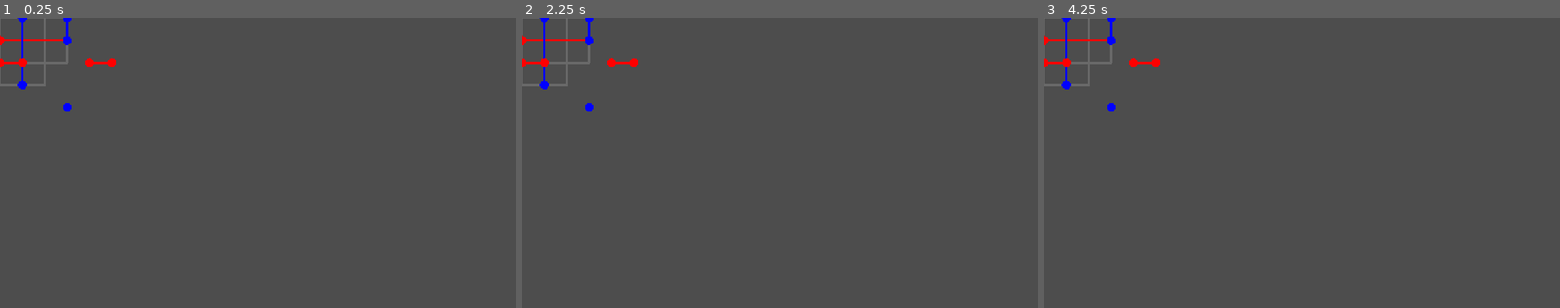
Above: before the commit, frames 1-3 (left to right).
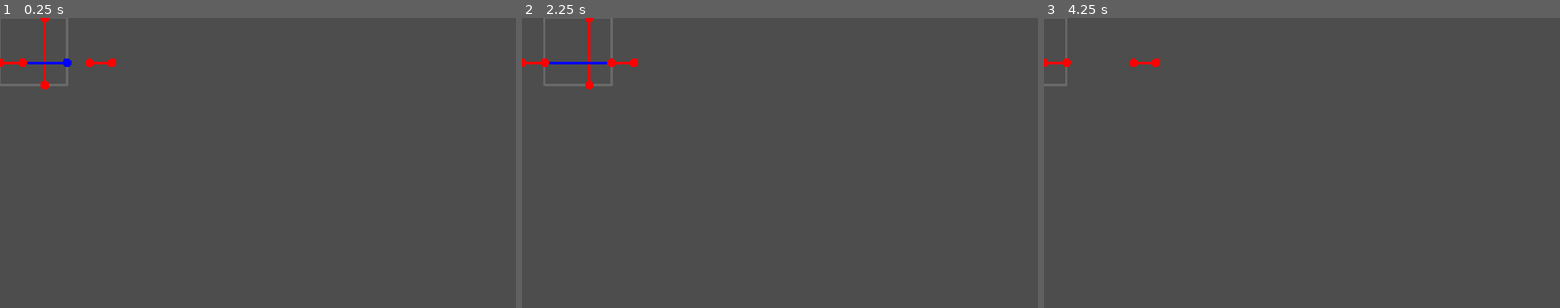
Above: after the commit, the same moments.

Repository: WishingWillow/photoshop-game
Game: Godot game, scene res://Tests/turn_test.tscn
Two runs of this game, one before a commit and one after it. Both use one fixed random seed, a clock stepped at 60 frames per second and the inputs below. This scene is started directly instead of the project's main scene.
Inputs:
- Up to frame 1 (0.25 s): no input
- Up to frame 2 (2.25 s): tap Enter at 0.5, 2 s; tap Space at 1.25 s
- Up to frame 3 (4.25 s): tap Space at 2.75 s; tap Enter at 3.5 s

The runs differ from the first frame. In frame 1, 0.6% of the frame differs, in the area x 0-14%, y 0-33%; in frame 2, 0.8%, in the area x 0-18%, y 0-33%; in frame 3, 0.6%.
Error before the commit: Invalid call. Nonexistent function 'check_complete' in base 'Nil'. (res://Tests/test_script.gd:9)

Commit message:
fixing moves in test infrastructure

Diff:
--- a/Scripts/level.gd
+++ b/Scripts/level.gd
@@ -106,6 +106,6 @@
 ## TODO: for now, layer addition is not reversible
 func register_layer(layer : Layer) -> void:
 	for segment in layer.circuit_segments:
-		circuit_segments[segment.color].append(segment)
+		circuit_segments.get_or_add(segment.color, []).append(segment)
 		circuit_caps.get_or_add(segment.color, []).append(segment.start_cap)
 		circuit_caps[segment.color].append(segment.end_cap)
--- a/Tests/move.gd
+++ b/Tests/move.gd
@@ -3,6 +3,7 @@
 
 enum Mirror { NONE, MIRROR_X, MIRROR_Y }
 
+@export var layer_path : NodePath
 @export var add_position : Vector2i
 @export var turn : int
 @export var mirror : Mirror
--- a/Tests/simple_circuit_test.tscn
+++ b/Tests/simple_circuit_test.tscn
@@ -8,13 +8,15 @@
 [ext_resource type="Script" uid="uid://blbxmua7tt4nf" path="res://Scripts/Resource Definitions/layer_data.gd" id="5_cr1lb"]
 [ext_resource type="Script" uid="uid://dgcvil2fki4os" path="res://Scripts/level.gd" id="6_2mqjw"]
 
-[sub_resource type="Resource" id="Resource_unk6h"]
+[sub_resource type="Resource" id="Resource_x12yg"]
 script = ExtResource("2_x730x")
+layer_path = NodePath("Layer1")
 add_position = Vector2i(1, 1)
 metadata/_custom_type_script = "uid://bnh2m3iwas8kl"
 
-[sub_resource type="Resource" id="Resource_x12yg"]
+[sub_resource type="Resource" id="Resource_x730x"]
 script = ExtResource("2_x730x")
+layer_path = NodePath("Layer2")
 add_position = Vector2i(2, 1)
 metadata/_custom_type_script = "uid://bnh2m3iwas8kl"
 
@@ -88,13 +90,11 @@
 circuits = Array[ExtResource("3_x730x")]([SubResource("Resource_202fc"), SubResource("Resource_cpq2q")])
 metadata/_custom_type_script = "uid://blbxmua7tt4nf"
 
-[node name="test" type="Node2D" unique_id=2127906253 node_paths=PackedStringArray("level", "moves")]
+[node name="test" type="Node2D" unique_id=2127906253 node_paths=PackedStringArray("level", "layers")]
 script = ExtResource("1_unk6h")
 level = NodePath("Level")
-moves = {
-NodePath("Layer1"): SubResource("Resource_unk6h"),
-NodePath("Layer2"): SubResource("Resource_x12yg")
-}
+layers = [NodePath("Layer1"), NodePath("Layer2")]
+moves = Array[ExtResource("2_x730x")]([SubResource("Resource_x12yg"), SubResource("Resource_x730x")])
 
 [node name="Layer1" type="Node2D" parent="." unique_id=577652057]
 script = ExtResource("2_x12yg")
--- a/Tests/test_script.gd
+++ b/Tests/test_script.gd
@@ -1,16 +1,17 @@
 extends Node2D
 
 @export var level : Level
-@export var moves : Dictionary[Layer, Move]
+@export var layers : Array[Layer]
+@export var moves : Array[Move]
 
 func _ready() -> void:
-	for layer : Layer in moves.keys(): $Level.register_layer(layer)
+	for layer : Layer in layers: level.register_layer(layer)
 
 	print ("checking level complete: ", level.check_complete())
 	# execute moves with 2 second delay
-	for layer : Layer in moves.keys():
+	for move : Move in moves:
 		await get_tree().create_timer(2).timeout
-		var move := moves[layer]
+		var layer : Layer = get_node(move.layer_path)
 		if not move.add_position == Vector2i.ZERO:
 			var current_position := layer.level_position
 			layer.set_level_position(level, current_position + move.add_position)
--- a/Tests/turn_test.tscn
+++ b/Tests/turn_test.tscn
@@ -2,14 +2,27 @@
 
 [ext_resource type="Script" uid="uid://jvawcp8u00m1" path="res://Tests/test_script.gd" id="1_0xe2g"]
 [ext_resource type="Script" uid="uid://dp3hhgt553i2x" path="res://Scripts/layer.gd" id="2_6smp3"]
+[ext_resource type="Script" uid="uid://bnh2m3iwas8kl" path="res://Tests/move.gd" id="2_dhbt7"]
 [ext_resource type="Script" uid="uid://d3caukbg170et" path="res://Scripts/Resource Definitions/circuit_data.gd" id="3_dhbt7"]
 [ext_resource type="Script" uid="uid://ciogh5wk1jw2j" path="res://Scripts/Resource Definitions/integer_line.gd" id="4_0ggpj"]
 [ext_resource type="Script" uid="uid://blbxmua7tt4nf" path="res://Scripts/Resource Definitions/layer_data.gd" id="5_kg3gl"]
 [ext_resource type="Script" uid="uid://dgcvil2fki4os" path="res://Scripts/level.gd" id="6_4qnu3"]
 
+[sub_resource type="Resource" id="Resource_kg3gl"]
+script = ExtResource("2_dhbt7")
+layer_path = NodePath("Layer1")
+add_position = Vector2i(1, 0)
+metadata/_custom_type_script = "uid://bnh2m3iwas8kl"
+
+[sub_resource type="Resource" id="Resource_f4o6h"]
+script = ExtResource("2_dhbt7")
+layer_path = NodePath("Layer1")
+turn = 1
+metadata/_custom_type_script = "uid://bnh2m3iwas8kl"
+
 [sub_resource type="Resource" id="Resource_u4y3q"]
 script = ExtResource("4_0ggpj")
-points = Array[Vector2i]([Vector2i(0, 1), Vector2i(3, 1)])
+points = Array[Vector2i]([Vector2i(2, 0), Vector2i(2, 3)])
 metadata/_custom_type_script = "uid://ciogh5wk1jw2j"
 
 [sub_resource type="Resource" id="Resource_s1fgm"]
@@ -17,80 +30,56 @@
 segments = Array[ExtResource("4_0ggpj")]([SubResource("Resource_u4y3q")])
 metadata/_custom_type_script = "uid://d3caukbg170et"
 
+[sub_resource type="Resource" id="Resource_dnyvj"]
+script = ExtResource("4_0ggpj")
+points = Array[Vector2i]([Vector2i(0, 2), Vector2i(3, 2)])
+metadata/_custom_type_script = "uid://ciogh5wk1jw2j"
+
+[sub_resource type="Resource" id="Resource_4qnu3"]
+script = ExtResource("3_dhbt7")
+color = 1
+segments = Array[ExtResource("4_0ggpj")]([SubResource("Resource_dnyvj")])
+metadata/_custom_type_script = "uid://d3caukbg170et"
+
 [sub_resource type="Resource" id="Resource_ot2dp"]
 script = ExtResource("5_kg3gl")
-size = Vector2i(3, 2)
-circuits = Array[ExtResource("3_dhbt7")]([SubResource("Resource_s1fgm")])
+size = Vector2i(3, 3)
+circuits = Array[ExtResource("3_dhbt7")]([SubResource("Resource_s1fgm"), SubResource("Resource_4qnu3")])
 metadata/_custom_type_script = "uid://blbxmua7tt4nf"
 
-[sub_resource type="Resource" id="Resource_1mxx1"]
-script = ExtResource("4_0ggpj")
-points = Array[Vector2i]([Vector2i(1, 0), Vector2i(1, 3)])
-metadata/_custom_type_script = "uid://ciogh5wk1jw2j"
-
-[sub_resource type="Resource" id="Resource_t6prb"]
-script = ExtResource("3_dhbt7")
-color = 1
-segments = Array[ExtResource("4_0ggpj")]([SubResource("Resource_1mxx1")])
-metadata/_custom_type_script = "uid://d3caukbg170et"
-
-[sub_resource type="Resource" id="Resource_y0c2t"]
-script = ExtResource("5_kg3gl")
-size = Vector2i(2, 3)
-circuits = Array[ExtResource("3_dhbt7")]([SubResource("Resource_t6prb")])
-metadata/_custom_type_script = "uid://blbxmua7tt4nf"
-
-[sub_resource type="Resource" id="Resource_rwdny"]
+[sub_resource type="Resource" id="Resource_0xe2g"]
 script = ExtResource("4_0ggpj")
 points = Array[Vector2i]([Vector2i(0, 2), Vector2i(1, 2)])
 metadata/_custom_type_script = "uid://ciogh5wk1jw2j"
 
-[sub_resource type="Resource" id="Resource_ylsqn"]
+[sub_resource type="Resource" id="Resource_6smp3"]
 script = ExtResource("4_0ggpj")
 points = Array[Vector2i]([Vector2i(4, 2), Vector2i(5, 2)])
 metadata/_custom_type_script = "uid://ciogh5wk1jw2j"
 
-[sub_resource type="Resource" id="Resource_202fc"]
+[sub_resource type="Resource" id="Resource_dhbt7"]
 script = ExtResource("3_dhbt7")
-segments = Array[ExtResource("4_0ggpj")]([SubResource("Resource_rwdny"), SubResource("Resource_ylsqn")])
+segments = Array[ExtResource("4_0ggpj")]([SubResource("Resource_0xe2g"), SubResource("Resource_6smp3")])
 metadata/_custom_type_script = "uid://d3caukbg170et"
 
-[sub_resource type="Resource" id="Resource_lpouj"]
-script = ExtResource("4_0ggpj")
-points = Array[Vector2i]([Vector2i(3, 4)])
-metadata/_custom_type_script = "uid://ciogh5wk1jw2j"
-
-[sub_resource type="Resource" id="Resource_dcmyu"]
-script = ExtResource("4_0ggpj")
-points = Array[Vector2i]([Vector2i(3, 1), Vector2i(3, 0)])
-metadata/_custom_type_script = "uid://ciogh5wk1jw2j"
-
-[sub_resource type="Resource" id="Resource_cpq2q"]
-script = ExtResource("3_dhbt7")
-color = 1
-segments = Array[ExtResource("4_0ggpj")]([SubResource("Resource_lpouj"), SubResource("Resource_dcmyu")])
-metadata/_custom_type_script = "uid://d3caukbg170et"
-
-[sub_resource type="Resource" id="Resource_gxmvg"]
+[sub_resource type="Resource" id="Resource_0ggpj"]
 script = ExtResource("5_kg3gl")
 size = Vector2i(5, 4)
-circuits = Array[ExtResource("3_dhbt7")]([SubResource("Resource_202fc"), SubResource("Resource_cpq2q")])
+circuits = Array[ExtResource("3_dhbt7")]([SubResource("Resource_dhbt7")])
 metadata/_custom_type_script = "uid://blbxmua7tt4nf"
 
-[node name="test" type="Node2D" unique_id=2127906253]
+[node name="test" type="Node2D" unique_id=2127906253 node_paths=PackedStringArray("level", "layers")]
 script = ExtResource("1_0xe2g")
+level = NodePath("Level")
+layers = [NodePath("Layer1")]
+moves = Array[ExtResource("2_dhbt7")]([SubResource("Resource_kg3gl"), SubResource("Resource_f4o6h")])
 
 [node name="Layer1" type="Node2D" parent="." unique_id=577652057]
 script = ExtResource("2_6smp3")
 _data = SubResource("Resource_ot2dp")
 metadata/_custom_type_script = "uid://dp3hhgt553i2x"
 
-[node name="Layer2" type="Node2D" parent="." unique_id=1073684216]
-script = ExtResource("2_6smp3")
-_data = SubResource("Resource_y0c2t")
-metadata/_custom_type_script = "uid://dp3hhgt553i2x"
-
 [node name="Level" type="Node2D" parent="." unique_id=171202069]
 script = ExtResource("6_4qnu3")
-_data = SubResource("Resource_gxmvg")
+_data = SubResource("Resource_0ggpj")
 metadata/_custom_type_script = "uid://dgcvil2fki4os"
